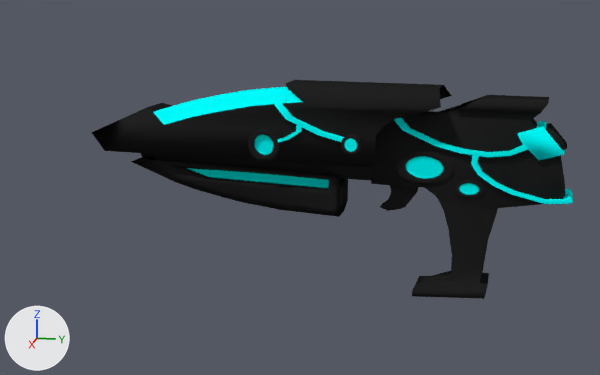
Before and after pictures for a commit that changed the Blender file Destroy the Asteroids/Assets/Armas/Gun Laser.blend.
Camera for both pictures: a 50 mm camera at (5.21, 0.86, 1.09) aimed at (-0.01, -0.19, -0.21). The axes (+X, +Y, +Z) are drawn at lower left. The lights are the same throughout.

The older version as bpy lines, for what is in view:
```python
ob_baixo = bpy.data.objects.new('Baixo', me_cube_004)
ob_baixo.location = (-0.026, -0.541, -0.002)
ob_baixo.rotation_euler = (0.0, 0.0, -3.235)  # degrees (0, 0, -185)
ob_baixo.scale = (0.104, 0.622, 0.101)
ob_base = bpy.data.objects.new('Base', me_cube)
ob_base.location = (-0.026, -0.541, -0.002)
ob_base.rotation_euler = (0.0, 0.0, -3.235)  # degrees (0, 0, -185)
ob_base.scale = (0.104, 0.622, 0.101)
ob_cima = bpy.data.objects.new('Cima', me_cube_006)
ob_cima.location = (-0.026, -0.541, 0.0)
ob_cima.rotation_euler = (0.0, 0.0, -3.235)  # degrees (0, 0, -185)
ob_cima.scale = (0.104, 0.622, 0.101)
ob_gatinho = bpy.data.objects.new('Gatinho', me_cube_002)
ob_gatinho.location = (0.069, 0.464, -0.193)
ob_gatinho.rotation_euler = (0.0, 0.0, -3.235)  # degrees (0, 0, -185)
ob_gatinho.scale = (0.104, 0.622, 0.101)
ob_neon = bpy.data.objects.new('neon', me_cube_008)
ob_neon.location = (-0.023, -0.541, -0.002)
ob_neon.rotation_euler = (0.0, 0.0, -3.235)  # degrees (0, 0, -185)
ob_neon.scale = (0.104, 0.622, 0.101)
ob_neonbaixo = bpy.data.objects.new('NeonBaixo', me_cube_005)
ob_neonbaixo.location = (-0.026, -0.541, -0.002)
ob_neonbaixo.rotation_euler = (0.0, 0.0, -3.235)  # degrees (0, 0, -185)
ob_neonbaixo.scale = (0.104, 0.622, 0.101)
ob_neoncima = bpy.data.objects.new('NeonCima', me_cube_012)
ob_neoncima.location = (0.04, 0.22, 0.152)
ob_neoncima.rotation_euler = (0.0, 0.0, -3.235)  # degrees (0, 0, -185)
ob_neoncima.scale = (0.104, 0.418, 0.118)
```
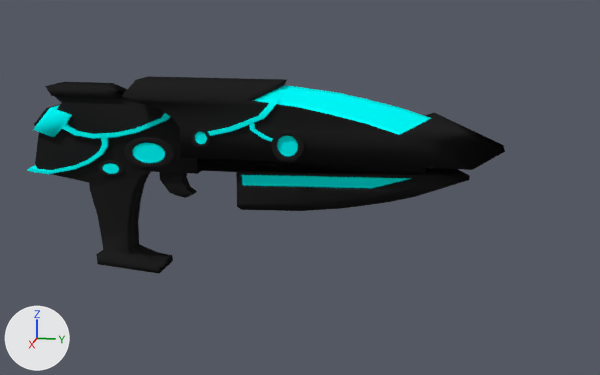
What differs and where, as boxes [x1, y1, x2, y2] in the pictures (600 x 375 px):
'Base', moved, turned: before [156, 95, 567, 299]; after [34, 82, 426, 274]
'Cima', moved, turned: before [91, 80, 452, 168]; after [122, 76, 505, 170]
'Baixo', moved, turned: before [131, 157, 348, 217]; after [236, 168, 470, 211]
'NeonCima', moved, turned: before [153, 87, 357, 155]; after [195, 85, 431, 157]
'neon', moved, turned: before [394, 118, 573, 204]; after [28, 105, 171, 174]
'NeonBaixo', moved, turned: before [187, 168, 329, 188]; after [241, 175, 412, 189]
'Gatinho', moved, turned: before [380, 185, 418, 211]; after [159, 172, 197, 198]

Edits to the bpy script that builds the scene:
```text
Change ob_base:
    ob_base.rotation_euler: (0.0, 0.0, -3.235) -> (0.0, 0.0, 0.0)  # degrees (0, 0, -185) -> degrees (0, 0, 0)
    ob_base.location: (-0.026, -0.541, -0.002) -> (0.0, 0.0, 0.0)
Change ob_gatinho:
    ob_gatinho.rotation_euler: (0.0, 0.0, -3.235) -> (0.0, 0.0, 0.0)  # degrees (0, 0, -185) -> degrees (0, 0, 0)
    ob_gatinho.location: (0.069, 0.464, -0.193) -> (0.0, -1.021, -0.193)
Change ob_baixo:
    ob_baixo.rotation_euler: (0.0, 0.0, -3.235) -> (0.0, 0.0, 0.0)  # degrees (0, 0, -185) -> degrees (0, 0, 0)
    ob_baixo.location: (-0.026, -0.541, -0.002) -> (0.0, 0.07, -0.002)
Change ob_neonbaixo:
    ob_neonbaixo.rotation_euler: (0.0, 0.0, -3.235) -> (0.0, 0.0, 0.0)  # degrees (0, 0, -185) -> degrees (0, 0, 0)
    ob_neonbaixo.location: (-0.026, -0.541, -0.002) -> (0.0, 0.051, -0.002)
Change ob_cima:
    ob_cima.rotation_euler: (0.0, 0.0, -3.235) -> (0.0, 0.0, 0.0)  # degrees (0, 0, -185) -> degrees (0, 0, 0)
    ob_cima.location: (-0.026, -0.541, 0.0) -> (0.0, 0.0, 0.0)
Change ob_neon:
    ob_neon.rotation_euler: (0.0, 0.0, -3.235) -> (0.0, 0.0, 0.0)  # degrees (0, 0, -185) -> degrees (0, 0, 0)
    ob_neon.location: (-0.023, -0.541, -0.002) -> (0.0, 0.0, -0.002)
Change ob_neoncima:
    ob_neoncima.rotation_euler: (0.0, 0.0, -3.235) -> (0.0, 0.0, 0.0)  # degrees (0, 0, -185) -> degrees (0, 0, 0)
    ob_neoncima.location: (0.04, 0.22, 0.152) -> (0.0, -0.761, 0.152)
```
